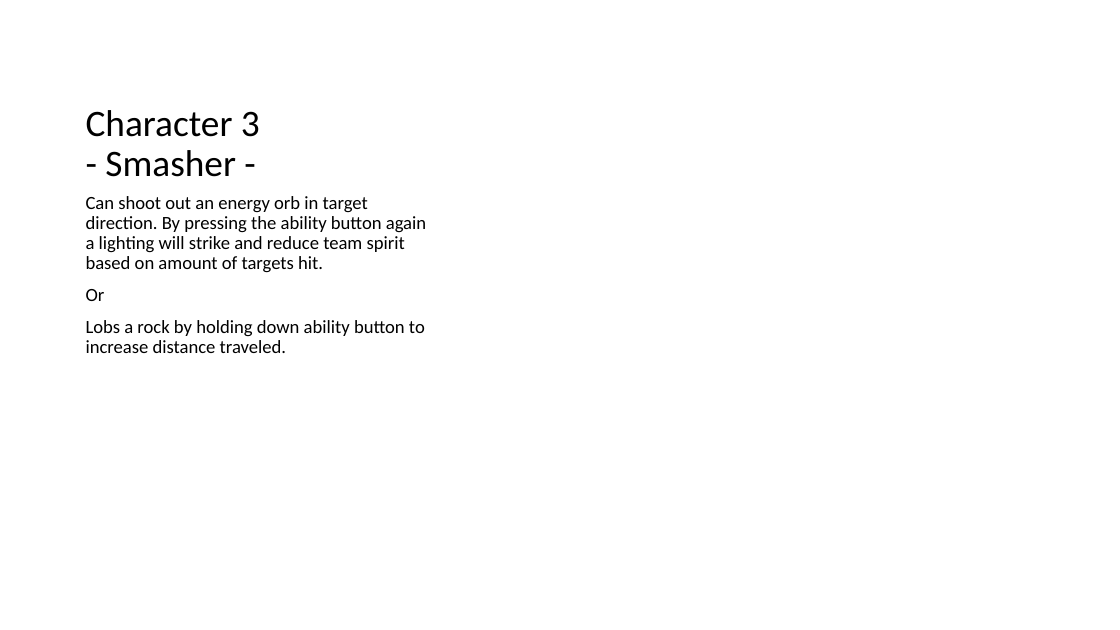
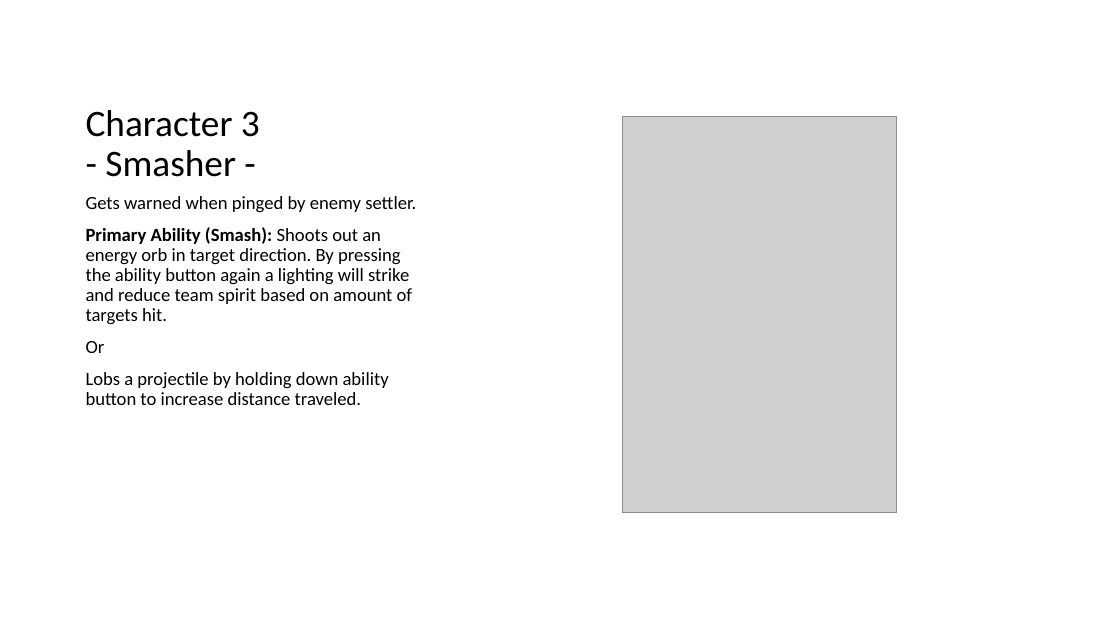
Before and after one commit to Piglettank/WomboCombo, a slide deck: slide 10 of Phase 2 - Writing down the details.pptx (slide 11 before the commit). Drawn at 1120x630 pixels with LibreOffice and Linux fonts; fonts in the diff are those of the drawing; grey boxes stand for pictures. Boxes give left, top, right and bottom in pixels: in the first picture for what was removed or moved away, otherwise in the second. Text is boxed around its words. In the diff, an @@ line names an element or a change of style, - is before the commit and + after.

```diff
--- a/Phase 2 - Writing down the details.pptx
+++ b/Phase 2 - Writing down the details.pptx
@@ picture added at (623,117,897,513) @@
@@ text at (86,196,416,325): text changed @@
-Can shoot out an energy orb in target direction. By pressing the ability button again a lighting will strike and reduce team spirit based on amount of targets hit.
+Gets warned when pinged by enemy settler.
+Primary Ability (Smash): Shoots out an energy orb in target direction. By pressing the ability button again a lighting will strike and reduce team spirit based on amount of targets hit.
@@ text at (86,372,389,405): text changed @@
-Lobs a rock by holding down ability button to increase distance traveled.
+Lobs a projectile by holding down ability button to increase distance traveled.
```
Also in this commit, not shown: 6 other slides changed, 2 slides added, 1 slide removed, 21 other files.
